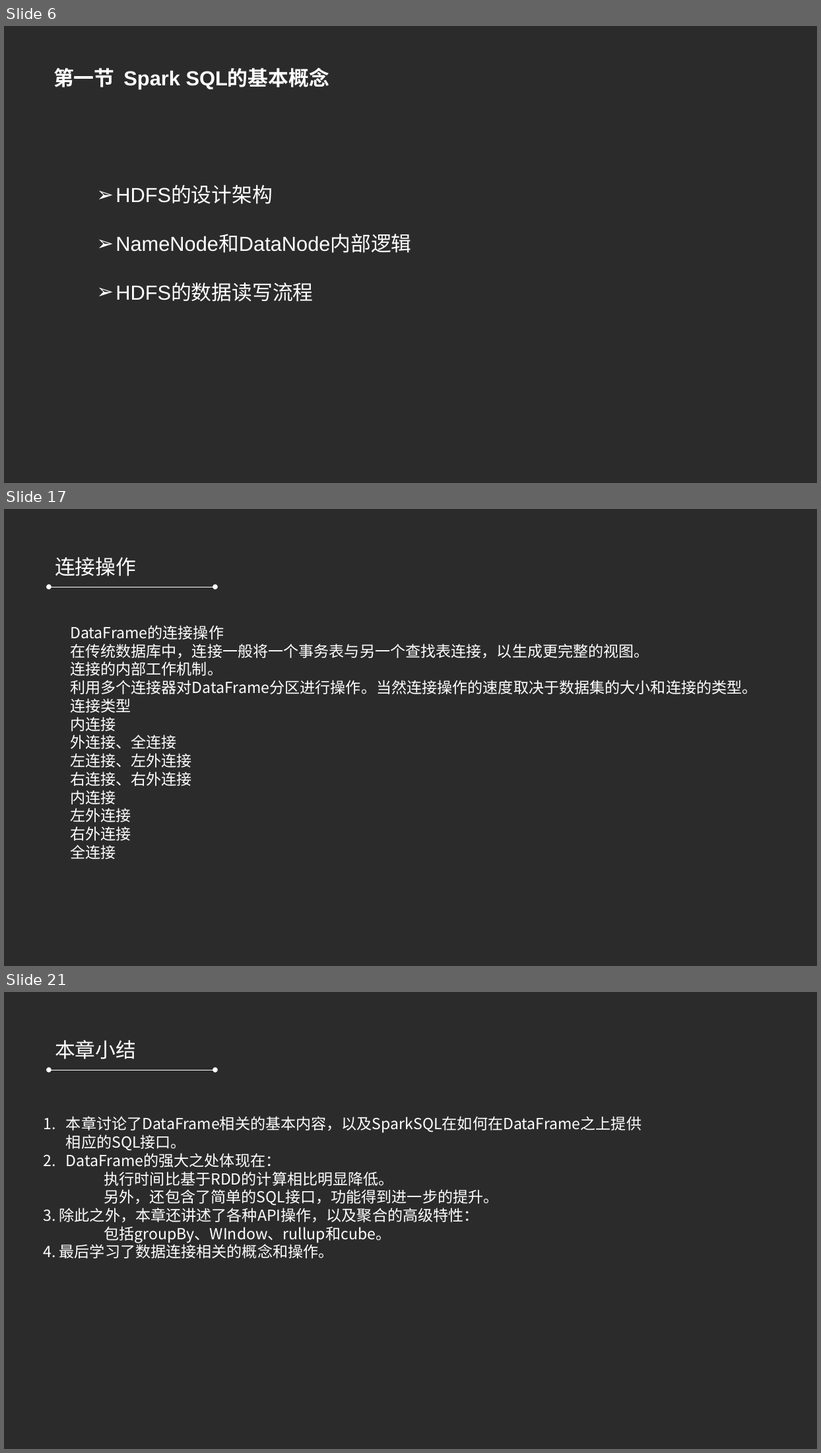
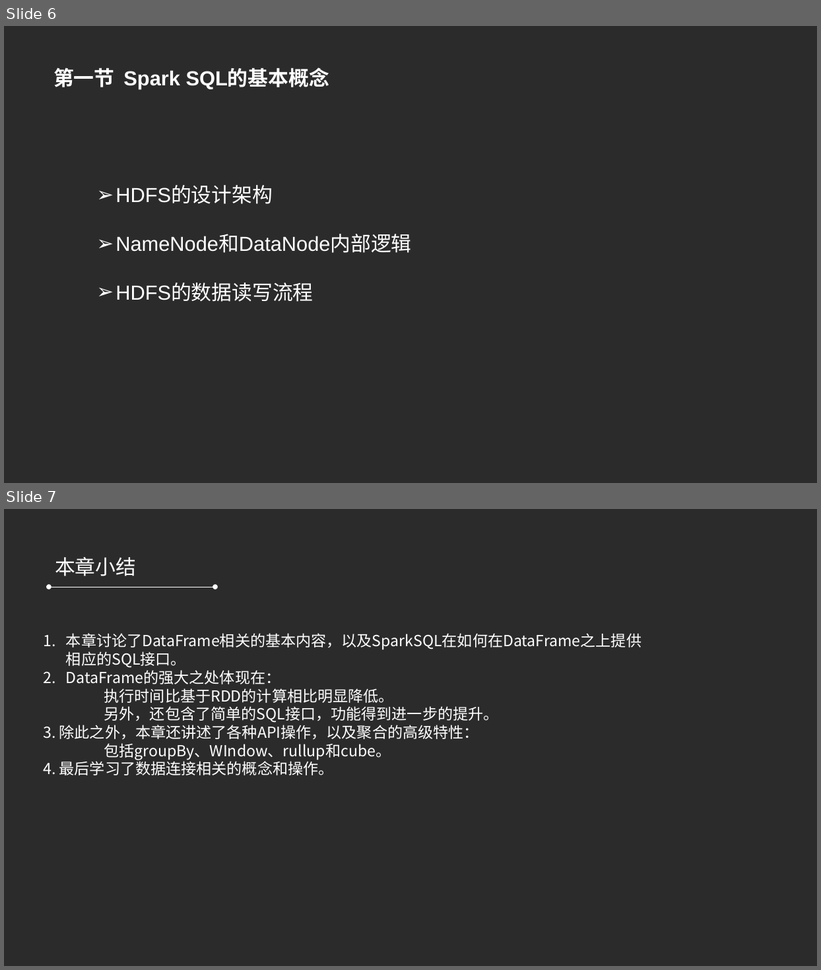
Before and after one commit to refuil/hadoopAction, a slide deck: 第五章 MapReduce高级程序设计.pptx. Shown one above the other, each under a label of ours: slides 6, 17 and 21 before the commit, slides 6 and 7 after it; the slides between them are not shown. The pictures are 821x1453 and 821x970 pixels, drawn with LibreOffice and Linux fonts; fonts in the diff are those of the drawing; background and template pictures are left out; a plain dark background stands for a picture behind light text. Boxes give left, top, right and bottom in pixels: in the first picture for what was removed or moved away, otherwise in the second. Text is boxed around its words. In the diff, an @@ line names an element or a change of style, - is before the commit and + after.

```diff
--- a/第五章 MapReduce高级程序设计.pptx
+++ b/第五章 MapReduce高级程序设计.pptx
@@ slide 17 removed at [4,509,817,966], background picture (left out) @@
@@ text removed at [55,557,136,576] @@
-连接操作
@@ double arrow removed from (49, 587) to (215, 587) @@
@@ text removed at [70,625,757,859] @@
-DataFrame的连接操作
-在传统数据库中，连接一般将一个事务表与另一个查找表连接，以生成更完整的视图。
-连接的内部工作机制。
-利用多个连接器对DataFrame分区进行操作。当然连接操作的速度取决于数据集的大小和连接的类型。
-连接类型
-内连接
-外连接、全连接
-左连接、左外连接
-右连接、右外连接
-内连接
-左外连接
-右外连接
-全连接
@@ what was slide 21 is now slide 7 @@
```
Also in this commit, not shown: 1 slide changed, 13 other slides removed, 22 other files.
